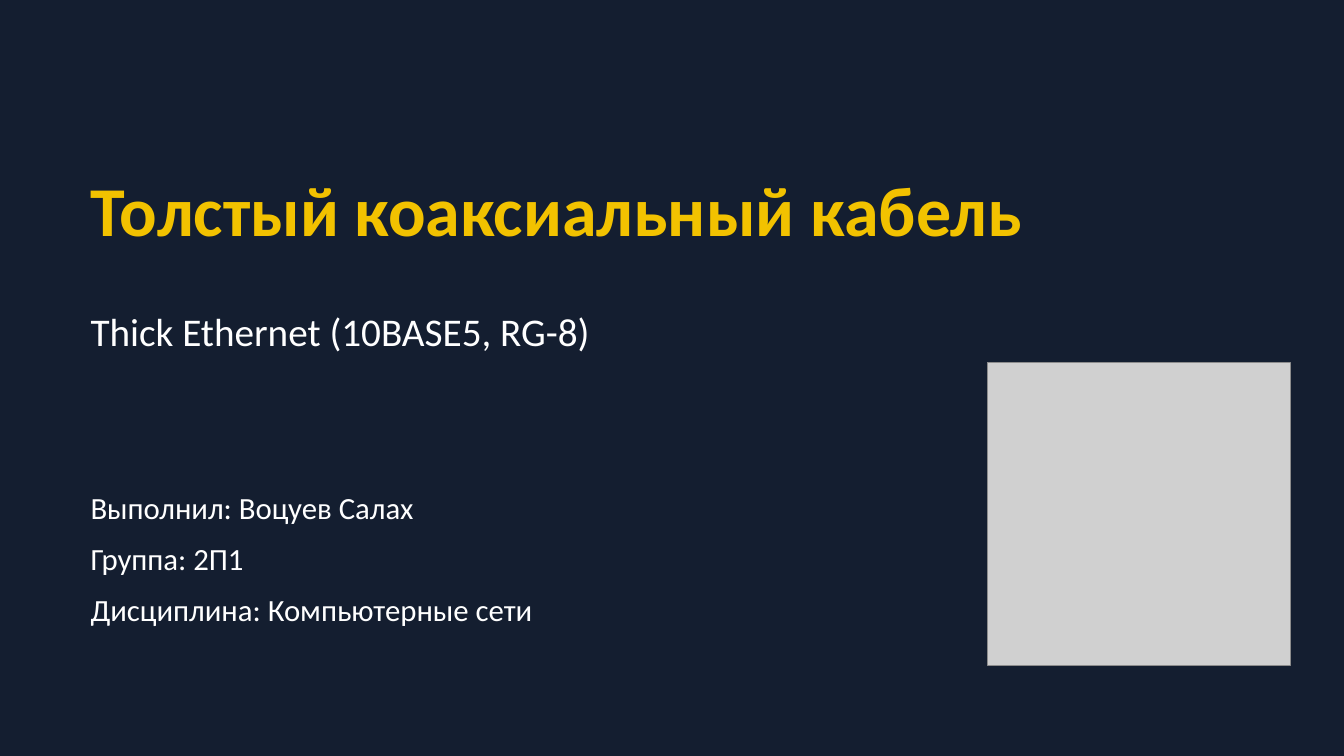
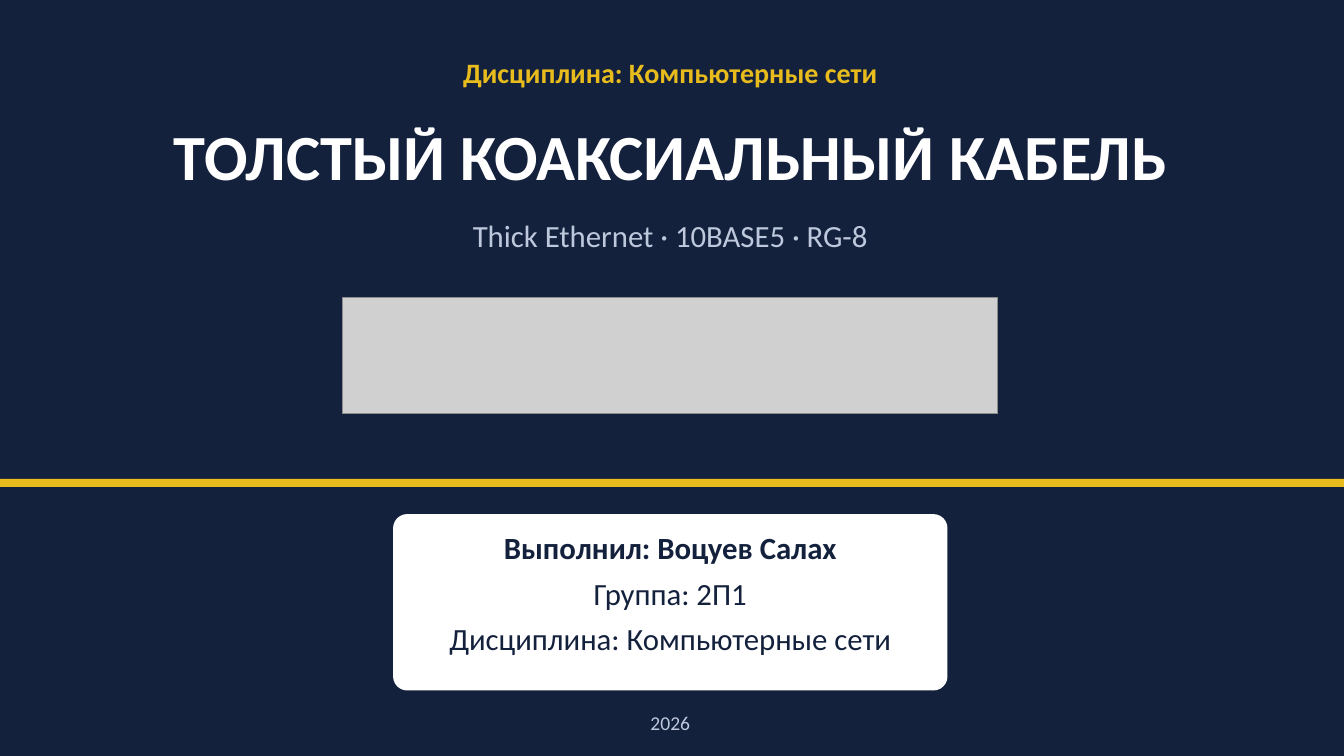
Before and after one commit to salahvocuev96-lang/di.style, a slide deck: slide 1 of presentation/Толстый_коаксиальный_кабель.pptx. Drawn at 1344x756 pixels with LibreOffice and Linux fonts; fonts in the diff are those of the drawing; grey boxes stand for pictures. Boxes give left, top, right and bottom in pixels: in the first picture for what was removed or moved away, otherwise in the second. Text is boxed around its words. In the diff, an @@ line names an element or a change of style, - is before the commit and + after.

```diff
--- a/presentation/Толстый_коаксиальный_кабель.pptx
+++ b/presentation/Толстый_коаксиальный_кабель.pptx
@@ background #141E30 to #F8F9FC @@
@@ rectangle added at (0,0,1344,756), fill #14213D @@
@@ text added at (463,65,877,88), 20 pt, text #E8BC1C, bold @@
+Дисциплина: Компьютерные сети
@@ text at (174,127,1167,181): text changed; size 50 to 46 pt; text colour #F2C200 to #FFFFFF @@
-Толстый коаксиальный кабель
+ТОЛСТЫЙ КОАКСИАЛЬНЫЙ КАБЕЛЬ
@@ text at (473,225,868,247): text changed; size 28 to 22 pt; text colour #FFFFFF to #BEC8DC @@
-Thick Ethernet (10BASE5, RG-8)
+Thick Ethernet · 10BASE5 · RG-8
@@ picture added at (343,297,998,414) @@
@@ picture removed at (988,363,1291,665) @@
@@ rectangle added at (0,479,1344,487), fill #E8BC1C @@
@@ text "Выполнил: Воцуев Салах": place and size @@
-text "Выполнил: Воцуев Салах" at (91,499,533,626)
+text "Выполнил: Воцуев Салах" at (449,539,891,655)
@@ text "Выполнил: Воцуев Салах" at (449,539,891,655): text colour #FFFFFF to #14213D; bold on in "Выполнил: Воцуев Салах"; alignment left to centre; less space between paragraphs @@
@@ rounded rectangle added at (393,514,948,691), fill #FFFFFF @@
@@ text added at (650,717,690,730), 14 pt, text #BEC8DC @@
+2026
```
Also in this commit, not shown: 5 other slides changed, 1 slide added, 1 slide removed.
